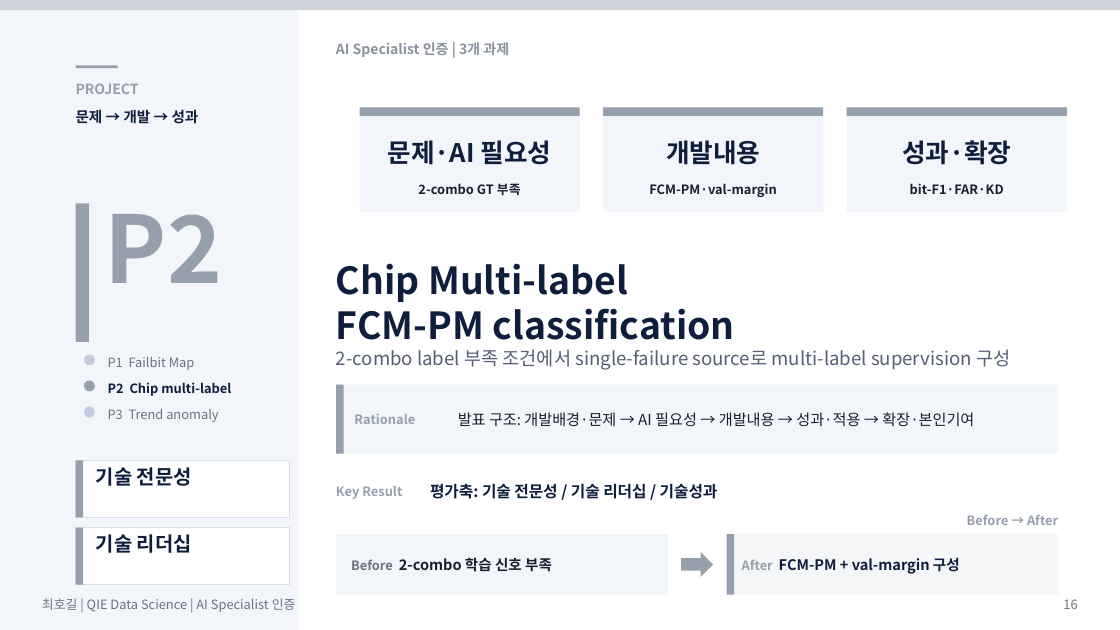
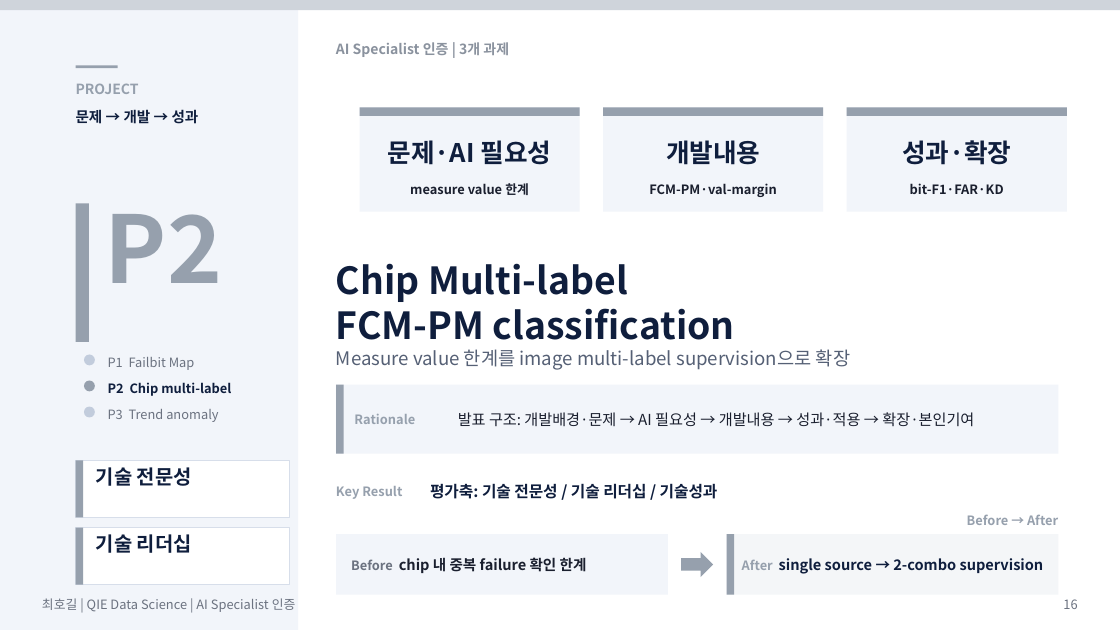
Before and after one commit to hogil/fbm_paper, a slide deck: slide 16 of recommendation/presentation/'26년 AI Specialist 면접 심사 자료_메모리사업부_최호길_평가항목_summary.pptx. Drawn at 1120x630 pixels with LibreOffice and Linux fonts; fonts in the diff are those of the drawing. Boxes give left, top, right and bottom in pixels: in the first picture for what was removed or moved away, otherwise in the second. Text is boxed around its words. In the diff, an @@ line names an element or a change of style, - is before the commit and + after.

```diff
--- a/recommendation/presentation/'26년 AI Specialist 면접 심사 자료_메모리사업부_최호길_평가항목_summary.pptx
+++ b/recommendation/presentation/'26년 AI Specialist 면접 심사 자료_메모리사업부_최호길_평가항목_summary.pptx
@@ text at (410, 183, 529, 195): text changed @@
-2-combo GT 부족
+measure value 한계
@@ text at (336, 349, 850, 370): text changed @@
-2-combo label 부족 조건에서 single-failure source로 multi-label supervision 구성
+Measure value 한계를 image multi-label supervision으로 확장
@@ text at (351, 557, 587, 573): text changed @@
-Before 2-combo 학습 신호 부족
+Before chip 내 중복 failure 확인 한계
@@ text at (742, 558, 1044, 574): text changed @@
-After FCM-PM + val-margin 구성
+After single source → 2-combo supervision
```
Also in this commit, not shown: 3 other slides changed, 2 other files.
